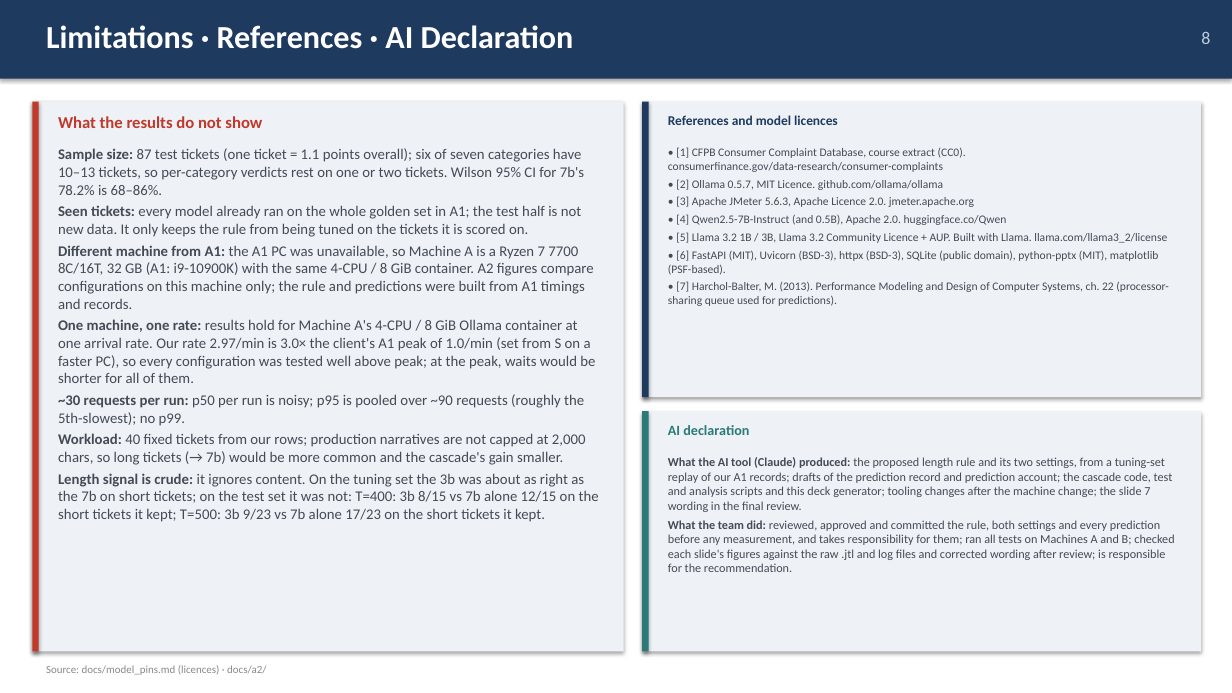
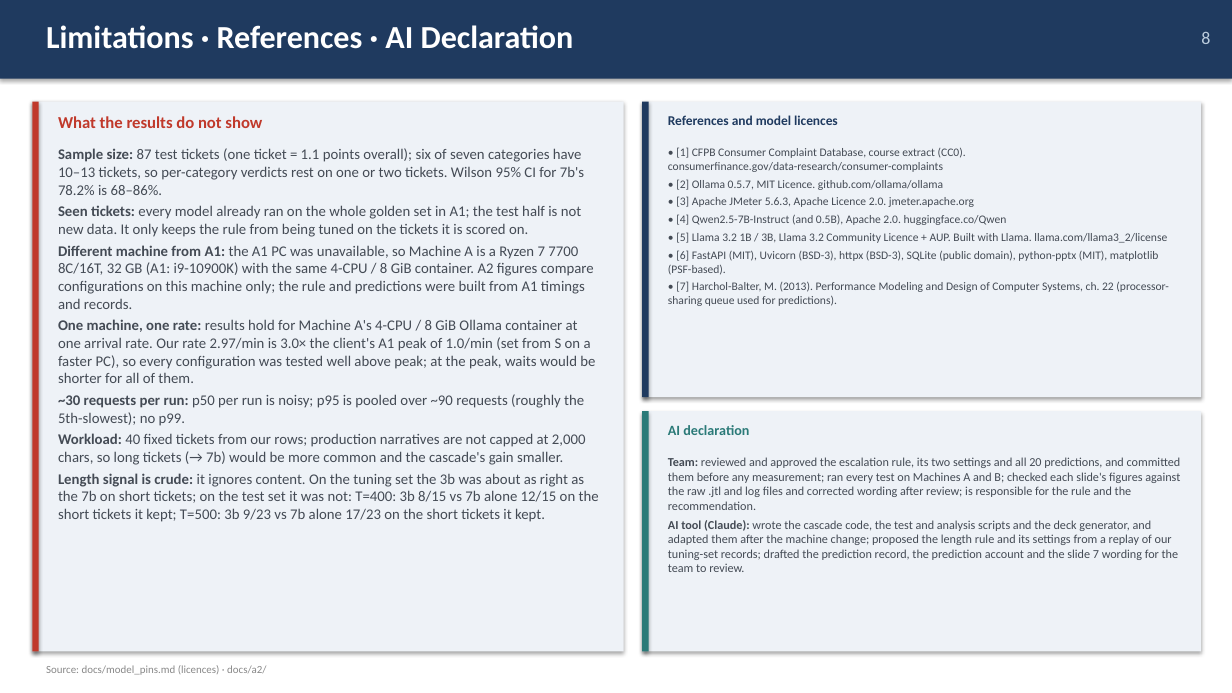
Before and after one commit to AlvinKoh1/ICT3113-Assignment2, a slide deck: slide 8 of deck/Group09_A2.pptx. Drawn at 1232x693 pixels with LibreOffice and Linux fonts; fonts in the diff are those of the drawing. Boxes give left, top, right and bottom in pixels: in the first picture for what was removed or moved away, otherwise in the second. Text is boxed around its words. In the diff, an @@ line names an element or a change of style, - is before the commit and + after.

Commit message:
updated slide 8

```diff
--- a/deck/Group09_A2.pptx
+++ b/deck/Group09_A2.pptx
@@ text at [668, 457, 1181, 572]: text changed @@
-What the AI tool (Claude) produced: the proposed length rule and its two settings, from a tuning-set replay of our A1 records; drafts of the prediction record and prediction account; the cascade code, test and analysis scripts and this deck generator; tooling changes after the machine change; the slide 7 wording in the final review.
-What the team did: reviewed, approved and committed the rule, both settings and every prediction before any measurement, and takes responsibility for them; ran all tests on Machines A and B; checked each slide's figures against the raw .jtl and log files and corrected wording after review; is responsible for the recommendation.
+Team: reviewed and approved the escalation rule, its two settings and all 20 predictions, and committed them before any measurement; ran every test on Machines A and B; checked each slide's figures against the raw .jtl and log files and corrected wording after review; is responsible for the rule and the recommendation.
+AI tool (Claude): wrote the cascade code, the test and analysis scripts and the deck generator, and adapted them after the machine change; proposed the length rule and its settings from a replay of our tuning-set records; drafted the prediction record, the prediction account and the slide 7 wording for the team to review.
```
Also in this commit, not shown: 1 other file.
